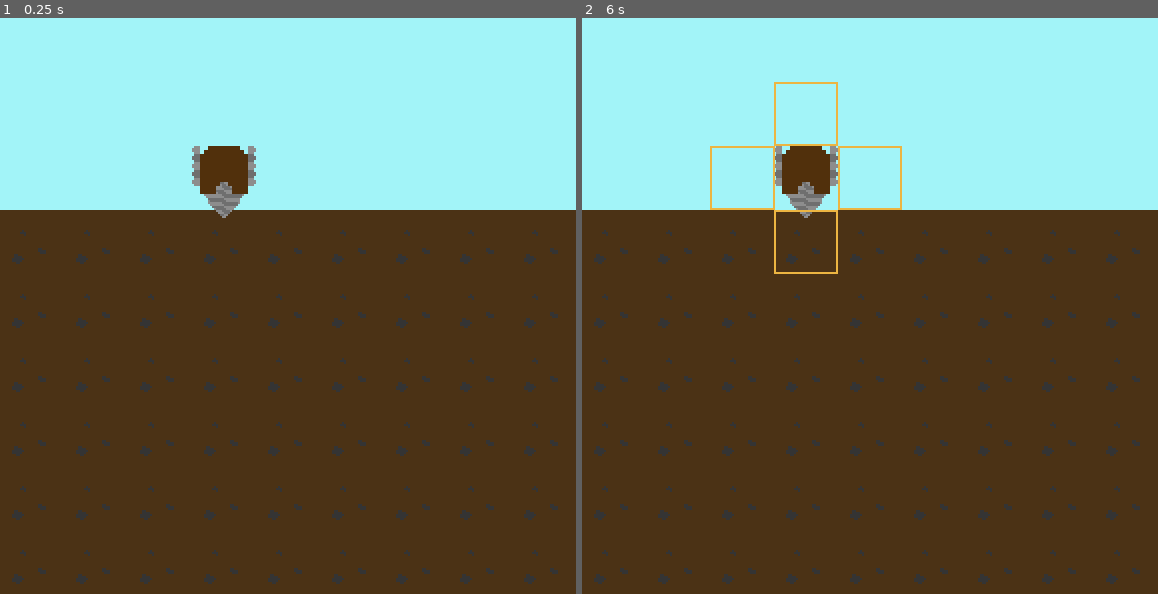
Above: before the commit, frames 1-2 (left to right).
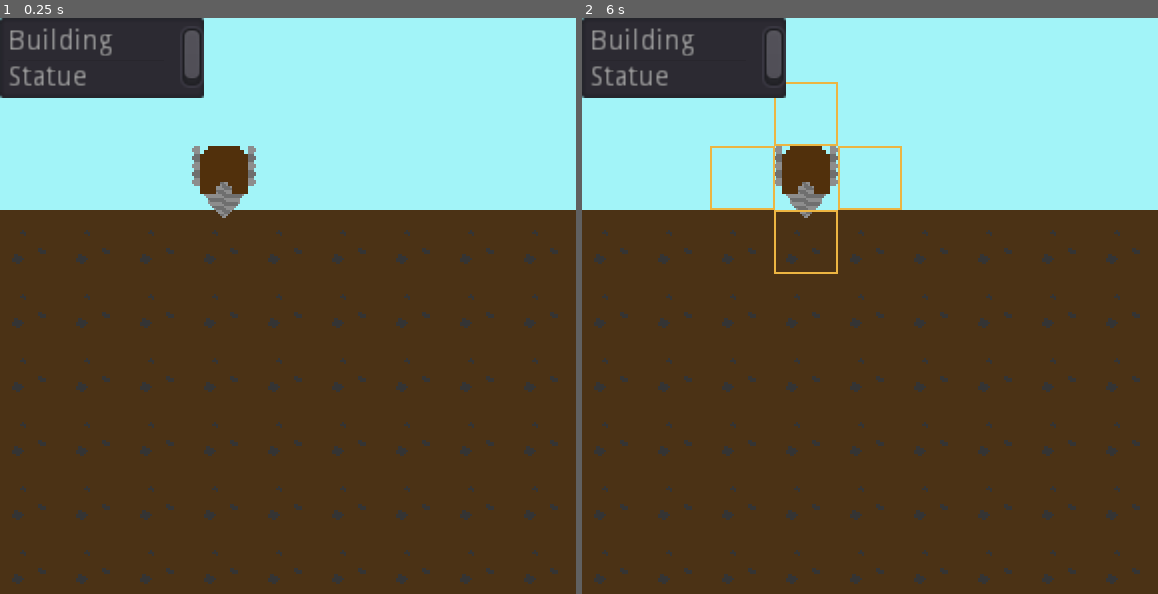
Above: after the commit, the same moments.

Repository: the-alex-g/LD48
Game: Godot game, scene res://Main/Main.tscn
Same seed, same stepped clock (60 frames per second), same inputs: the game is played once before the commit and once after it.
Inputs (mouse positions are in pixels of both pictures, inside the frame that each line leads up to):
- Up to frame 1 (0.25 s): no input
- Up to frame 2 (6 s): tap Enter at 0.5, 2, 3.5 s; move the mouse to (996, 277) at 0.52 s; click (996, 277) at 0.67 s; tap Space at 1.25, 2.75, 4.25 s; move the mouse to (754, 334) at 1.27 s; click (754, 334) at 1.42 s; move the mouse to (927, 179) at 2.02 s; click (927, 179) at 2.17 s; move the mouse to (841, 421) at 2.77 s; click (841, 421) at 2.92 s; move the mouse to (1042, 392) at 3.52 s; click (1042, 392) at 3.67 s; move the mouse to (697, 219) at 4.27 s; click (697, 219) at 4.42 s; move the mouse to (898, 306) at 5.02 s; click (898, 306) at 5.17 s; move the mouse to (783, 162) at 5.77 s; click (783, 162) at 5.92 s

The runs differ from the first frame. In frame 1, 4.9% of the frame differs, in the area x 0-36%, y 0-14%; in frame 2, 4.9%.

Commit message:
Add a system to drop objects

Diff:
--- /dev/null
+++ b/project/CreatableItems/ItemArea.gd
@@ -0,0 +1,68 @@
+extends Node2D
+
+# signals
+signal check_position(points)
+
+# enums
+
+# constants
+
+# exported variables
+
+# variables
+var _ignore
+var area := Vector2.ZERO
+var disabled := true
+
+# onready variables
+
+
+func _input(event:InputEvent)->void:
+	if disabled:
+		return
+	if event is InputEventMouseButton and event.is_pressed():
+		if event.button_index == BUTTON_LEFT:
+			var points:PoolVector2Array = []
+			for pos in get_children():
+				points.append(pos.get_global_transform().origin)
+			emit_signal("check_position", points)
+		elif event.button_index == BUTTON_RIGHT:
+			done()
+
+
+func _process(_delta:float)->void:
+	if disabled:
+		return
+	position = get_global_mouse_position()
+
+
+func new_item(new_area:Vector2)->void:
+	visible = true
+	SelectionManager.can_be_selected = false
+	area = new_area
+	add_points()
+	update()
+	disabled = false
+
+
+func add_points()->void:
+	for row in area.x:
+		for column in area.y:
+			var tile_position = Position2D.new()
+			tile_position.position = Vector2(row*16, column*16)
+			add_child(tile_position)
+
+
+func _draw()->void:
+	var size = area*32
+	draw_rect(Rect2(-size/2, size), Color(0.5, 0.5, 0.5, 0.5))
+#	for pos in get_children():
+#		draw_circle(pos.position, 3, Color.red)
+
+
+func done()->void:
+	visible = false
+	for pos in get_children():
+		pos.queue_free()
+	SelectionManager.can_be_selected = true
+	disabled = true
--- /dev/null
+++ b/project/CreatableItems/ItemArea.tscn
@@ -0,0 +1,6 @@
+[gd_scene load_steps=2 format=2]
+
+[ext_resource path="res://CreatableItems/ItemArea.gd" type="Script" id=1]
+
+[node name="ItemArea" type="Node2D"]
+script = ExtResource( 1 )
--- /dev/null
+++ b/project/CreatableItems/itemList.gd
@@ -0,0 +1,27 @@
+extends ItemList
+
+# signals
+signal drop_item(area, item)
+
+# enums
+
+# constants
+const ITEM_AREA := {
+	"Building":Vector2(1,1),
+	"Statue":Vector2(1,1),
+}
+
+# exported variables
+
+# variables
+var _ignore
+
+# onready variables
+
+
+func _on_ItemList_item_selected(index:int)->void:
+	var item_name = get_item_text(index)
+	var item_area = ITEM_AREA[item_name]
+	emit_signal("drop_item", item_area, item_name)
+	yield(get_tree().create_timer(0.2), 'timeout')
+	unselect(index)
--- /dev/null
+++ b/project/CreatableItems/itemList.tscn
@@ -0,0 +1,13 @@
+[gd_scene load_steps=2 format=2]
+
+[ext_resource path="res://CreatableItems/itemList.gd" type="Script" id=1]
+
+[node name="ItemList" type="ItemList"]
+margin_right = 102.0
+margin_bottom = 40.0
+items = [ "Building", null, false, "Statue", null, false ]
+script = ExtResource( 1 )
+__meta__ = {
+"_edit_use_anchors_": false
+}
+[connection signal="item_selected" from="." to="." method="_on_ItemList_item_selected"]
--- a/project/Main/Main.gd
+++ b/project/Main/Main.gd
@@ -11,10 +11,12 @@
 
 # variables
 var _ignore
+var _pending_item := ""
 
 # onready variables
 onready var _tile_map := $TileMap
 onready var _drill := $Drill
+onready var _item_patch := $ItemArea
 
 
 func _ready()->void:
@@ -30,3 +32,15 @@
 
 func _on_TileMap_tile_destroyed()->void:
 	_drill.move()
+
+
+func _on_ItemList_drop_item(area:Vector2, item:String)->void:
+	_item_patch.new_item(area)
+	_pending_item = item
+
+
+func _on_ItemArea_check_position(points:PoolVector2Array)->void:
+	var is_okay:bool = _tile_map.check_position(points)
+	if is_okay:
+		_tile_map.place(_pending_item, points[0])
+		_item_patch.done()
--- a/project/Main/Main.tscn
+++ b/project/Main/Main.tscn
@@ -1,9 +1,11 @@
-[gd_scene load_steps=5 format=2]
+[gd_scene load_steps=7 format=2]
 
 [ext_resource path="res://Main/Main.gd" type="Script" id=1]
 [ext_resource path="res://Main/TileMap.gd" type="Script" id=2]
 [ext_resource path="res://Tiles.tres" type="TileSet" id=3]
 [ext_resource path="res://CreatableItems/Drill.tscn" type="PackedScene" id=4]
+[ext_resource path="res://CreatableItems/itemList.tscn" type="PackedScene" id=5]
+[ext_resource path="res://CreatableItems/ItemArea.tscn" type="PackedScene" id=6]
 
 [node name="Main" type="Node2D"]
 script = ExtResource( 1 )
@@ -27,5 +29,12 @@
 margin_top = 64.0
 margin_right = 64.0
 margin_bottom = 96.0
+
+[node name="ItemList" parent="." instance=ExtResource( 5 )]
+items = [ "Building", null, false, "Statue", null, false ]
+
+[node name="ItemArea" parent="." instance=ExtResource( 6 )]
 [connection signal="tile_destroyed" from="TileMap" to="." method="_on_TileMap_tile_destroyed"]
 [connection signal="drill" from="Drill" to="." method="_on_Drill_drill"]
+[connection signal="drop_item" from="ItemList" to="." method="_on_ItemList_drop_item"]
+[connection signal="check_position" from="ItemArea" to="." method="_on_ItemArea_check_position"]
--- a/project/Main/TileMap.gd
+++ b/project/Main/TileMap.gd
@@ -17,6 +17,20 @@
 }
 const EMPTY_UNDERGROUND_TILE := 1
 const CELL_SIZE := 32
+const NAME_TO_TILE_ABV := {
+	"Building":3,
+	"Statue":5,
+}
+const NAME_TO_TILE_BLW := {
+	"Building":4,
+	"Statue":6
+}
+const UNDERGROUND_DEPENDENT_TILES := [
+	4, 6,
+]
+const ABOVEGROUND_DEPENDENT_TILES := [
+	3, 5,
+]
 # 0: dirt tile 1: empty underground tile 2: breaking dirt tile
 # exported variables
 
@@ -65,6 +79,11 @@
 	timer.stop()
 	timer.queue_free()
 	set_cellv(tile_position, EMPTY_UNDERGROUND_TILE)
+	var cell_above := tile_position+Vector2.UP
+	if UNDERGROUND_DEPENDENT_TILES.has(get_cellv(cell_above)):
+		set_cellv(cell_above, EMPTY_UNDERGROUND_TILE)
+	elif ABOVEGROUND_DEPENDENT_TILES.has(get_cellv(cell_above)):
+		set_cellv(cell_above, -1)
 	emit_signal("tile_destroyed")
 
 
@@ -76,3 +95,24 @@
 		column += start_generating_at
 		for row in generation_range_y:
 			set_cell(row, column, 0)
+
+
+func check_position(points:PoolVector2Array)->bool:
+	for point in points:
+		var point_on_map := world_to_map(point)
+		var tile := get_cellv(point_on_map)
+		if tile != -1 and tile != EMPTY_UNDERGROUND_TILE:
+			return false
+		if get_cellv(point_on_map+Vector2(0,1)) == EMPTY_UNDERGROUND_TILE:
+			return false
+	return true
+
+
+func place(item_name:String, location:Vector2)->void:
+	var tile_location := world_to_map(location)
+	if get_cellv(tile_location) == EMPTY_UNDERGROUND_TILE:
+		var tile:int = NAME_TO_TILE_BLW[item_name]
+		set_cellv(tile_location, tile)
+	else:
+		var tile:int = NAME_TO_TILE_ABV[item_name]
+		set_cellv(tile_location, tile)
--- a/project/Tiles.tres
+++ b/project/Tiles.tres
@@ -1,8 +1,12 @@
-[gd_resource type="TileSet" load_steps=4 format=2]
+[gd_resource type="TileSet" load_steps=8 format=2]
 
 [ext_resource path="res://Art/UndergroundSpace.png" type="Texture" id=1]
 [ext_resource path="res://AnimatedTiles/DirtTileBreak.tres" type="Texture" id=2]
 [ext_resource path="res://Art/DirtTile.png" type="Texture" id=3]
+[ext_resource path="res://Art/House.png" type="Texture" id=4]
+[ext_resource path="res://Art/UndergroundHouse.png" type="Texture" id=5]
+[ext_resource path="res://Art/Statue.png" type="Texture" id=6]
+[ext_resource path="res://Art/UndergroundStatue.png" type="Texture" id=7]
 
 [resource]
 0/name = "DirtTile.png 0"
@@ -47,3 +51,59 @@
 2/shape_one_way_margin = 0.0
 2/shapes = [  ]
 2/z_index = 0
+3/name = "House.png 3"
+3/texture = ExtResource( 4 )
+3/tex_offset = Vector2( 0, 0 )
+3/modulate = Color( 1, 1, 1, 1 )
+3/region = Rect2( 0, 0, 32, 32 )
+3/tile_mode = 0
+3/occluder_offset = Vector2( 0, 0 )
+3/navigation_offset = Vector2( 0, 0 )
+3/shape_offset = Vector2( 0, 0 )
+3/shape_transform = Transform2D( 1, 0, 0, 1, 0, 0 )
+3/shape_one_way = false
+3/shape_one_way_margin = 0.0
+3/shapes = [  ]
+3/z_index = 0
+4/name = "UndergroundHouse.png 4"
+4/texture = ExtResource( 5 )
+4/tex_offset = Vector2( 0, 0 )
+4/modulate = Color( 1, 1, 1, 1 )
+4/region = Rect2( 0, 0, 32, 32 )
+4/tile_mode = 0
+4/occluder_offset = Vector2( 0, 0 )
+4/navigation_offset = Vector2( 0, 0 )
+4/shape_offset = Vector2( 0, 0 )
+4/shape_transform = Transform2D( 1, 0, 0, 1, 0, 0 )
+4/shape_one_way = false
+4/shape_one_way_margin = 0.0
+4/shapes = [  ]
+4/z_index = 0
+5/name = "Statue.png 5"
+5/texture = ExtResource( 6 )
+5/tex_offset = Vector2( 0, 0 )
+5/modulate = Color( 1, 1, 1, 1 )
+5/region = Rect2( 0, 0, 32, 32 )
+5/tile_mode = 0
+5/occluder_offset = Vector2( 0, 0 )
+5/navigation_offset = Vector2( 0, 0 )
+5/shape_offset = Vector2( 0, 0 )
+5/shape_transform = Transform2D( 1, 0, 0, 1, 0, 0 )
+5/shape_one_way = false
+5/shape_one_way_margin = 0.0
+5/shapes = [  ]
+5/z_index = 0
+6/name = "UndergroundStatue.png 6"
+6/texture = ExtResource( 7 )
+6/tex_offset = Vector2( 0, 0 )
+6/modulate = Color( 1, 1, 1, 1 )
+6/region = Rect2( 0, 0, 32, 32 )
+6/tile_mode = 0
+6/occluder_offset = Vector2( 0, 0 )
+6/navigation_offset = Vector2( 0, 0 )
+6/shape_offset = Vector2( 0, 0 )
+6/shape_transform = Transform2D( 1, 0, 0, 1, 0, 0 )
+6/shape_one_way = false
+6/shape_one_way_margin = 0.0
+6/shapes = [  ]
+6/z_index = 0
Binary file added: project/Art/House.png
Not shown, added: project/Art/House.png.import
Binary file added: project/Art/Statue.png
Not shown, added: project/Art/Statue.png.import
Binary file added: project/Art/UndergroundHouse.png
Not shown, added: project/Art/UndergroundHouse.png.import
Binary file added: project/Art/UndergroundStatue.png
Not shown, added: project/Art/UndergroundStatue.png.import
Not shown, added: piskel_files/House.piskel
Not shown, added: piskel_files/Statue.piskel
Not shown, added: piskel_files/UndergroundHouse.piskel
Not shown, added: piskel_files/UndergroundStatue.piskel
